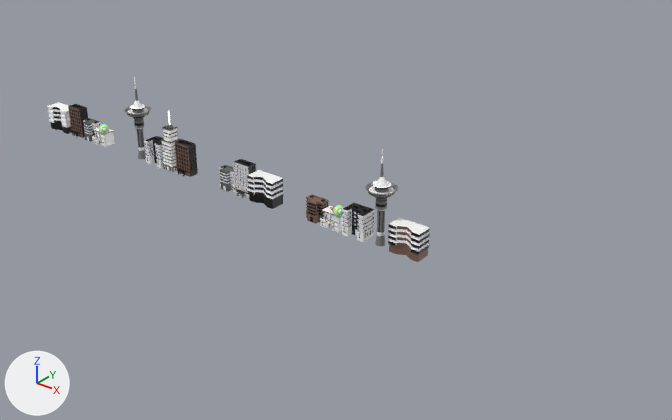
The glTF model InterfaceTesting/Models/Buildings.glb, before and after one commit.
One viewpoint serves both versions: a camera (50 mm lens) standing at (348.0, -269.0, 175.0) and looking at (125.0, 11.0, 2.0). The axes (+X, +Y, +Z) are drawn at lower left. The lights are the same throughout. Where no turn or scale is listed for an object, it has been applied to the vertices.

The older version as bpy lines, for what is in view:
```python
ob_4_001 = bpy.data.objects.new('4.001', me_4_001)
ob_4_001.location = (71.2, -0.1, 6.4)
ob_5_001 = bpy.data.objects.new('5.001', me_5_001)
ob_5_001.location = (144.2, 0.1, 6.8)
ob_6 = bpy.data.objects.new('6', me_6)
ob_6.location = (34.4, 0.0, 9.9)
ob_6.rotation_euler = (1.571, 0.0, 0.0)  # degrees (90, 0, 0)
ob_6.scale = (1.12, 1.12, 1.12)
ob_7_001 = bpy.data.objects.new('7.001', me_7_001)
ob_7_001.location = (43.7, -0.4, 9.1)
ob_7_002 = bpy.data.objects.new('7.002', me_7_002)
ob_7_002.location = (81.4, -0.4, 9.1)
ob_cube_001 = bpy.data.objects.new('Cube.001', me_cube_001)
ob_cube_001.location = (93.7, -2.1, 0.9)
ob_cube_002 = bpy.data.objects.new('Cube.002', me_cube_002)
ob_cube_002.location = (-49.1, -2.1, 0.9)
ob_cube_002.scale = (6.87, 0.875, 0.875)
ob_cylinder = bpy.data.objects.new('Cylinder', me_cylinder)
ob_cylinder.location = (12.6, 0.0, 17.5)
ob_cylinder_001 = bpy.data.objects.new('Cylinder.001', me_cylinder_001)
ob_cylinder_001.location = (155.9, 0.0, 17.5)
# also in view: 'Cube' at (169.0, 1.0, 6.0)
```
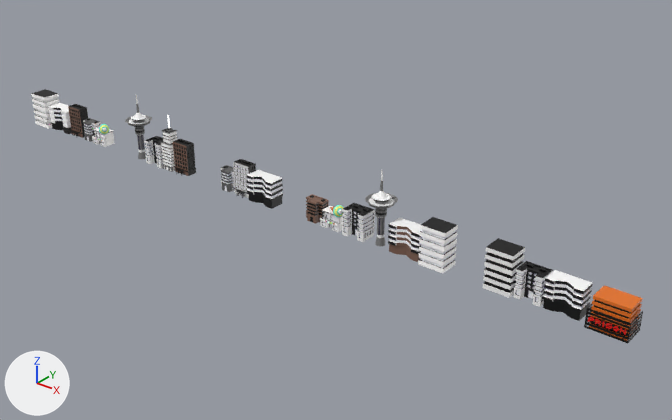
Changed parts and their boxes (x1, y1, x2, y2) in the pictures (672 x 420 px):
'Cube.007', added (orange): after (584, 285, 643, 343)
'Cube.005', added: after (543, 270, 593, 321)
'Cube.006', added: after (483, 238, 525, 298)
'Cube.004', added: after (418, 217, 458, 273)
'Cylinder.001', moved, rescaled (21% shorter): before (365, 150, 398, 246); after (365, 170, 398, 246)
'5.002', added: after (513, 261, 553, 307)
'Cube.001', moved: (247, 170, 283, 209) in both
'Cylinder', moved, rescaled (20% shorter): before (124, 77, 151, 159); after (125, 94, 152, 159)
'7.001', moved: before (175, 139, 198, 177); after (173, 139, 196, 176)
'Cube.003', added: after (31, 89, 59, 129)
'6', moved, rescaled: before (161, 111, 181, 172); after (160, 115, 178, 172)
'Cube.002', moved: before (47, 103, 72, 134); after (48, 103, 72, 134)
'4.001', moved: before (219, 165, 235, 192); after (220, 165, 235, 192)

Patch to the scene script:
```diff
--- a/InterfaceTesting/Models/Buildings.glb.py
+++ b/InterfaceTesting/Models/Buildings.glb.py
@@ ob_6 @@
 ob_6 = bpy.data.objects.new('6', me_6)
-ob_6.location = (34.4, 0.0, 9.9)
+ob_6.location = (33.8, 0.0, 9.2)
 ob_6.rotation_euler = (1.571, 0.0, 0.0)  # degrees (90, 0, 0)
-ob_6.scale = (1.12, 1.12, 1.12)
+ob_6.scale = (1.12, 1.03, 1.12)
@@ ob_cylinder @@
 ob_cylinder = bpy.data.objects.new('Cylinder', me_cylinder)
-ob_cylinder.location = (12.6, 0.0, 17.5)
+ob_cylinder.location = (12.6, 0.0, 13.9)
+ob_cylinder.scale = (1.0, 1.0, 0.796)
@@ ob_7_001 @@
 ob_7_001 = bpy.data.objects.new('7.001', me_7_001)
-ob_7_001.location = (43.7, -0.4, 9.1)
+ob_7_001.location = (42.5, -0.4, 9.1)
@@ ob_4_001 @@
 ob_4_001 = bpy.data.objects.new('4.001', me_4_001)
-ob_4_001.location = (71.2, -0.1, 6.4)
+ob_4_001.location = (71.9, -0.1, 6.4)
@@ ob_cylinder_001 @@
 ob_cylinder_001 = bpy.data.objects.new('Cylinder.001', me_cylinder_001)
-ob_cylinder_001.location = (155.9, 0.0, 17.5)
+ob_cylinder_001.location = (155.9, 0.0, 13.9)
+ob_cylinder_001.scale = (1.0, 1.0, 0.796)
@@ ob_cube_001 @@
 ob_cube_001 = bpy.data.objects.new('Cube.001', me_cube_001)
-ob_cube_001.location = (93.7, -2.1, 0.9)
+ob_cube_001.location = (93.3, -2.1, 0.9)
@@ ob_cube_002 @@
 ob_cube_002 = bpy.data.objects.new('Cube.002', me_cube_002)
-ob_cube_002.location = (-49.1, -2.1, 0.9)
+ob_cube_002.location = (-48.2, -2.1, 0.9)
 ob_cube_002.scale = (6.87, 0.875, 0.875)
@@ ob_cube_007 @@
+ob_cube_007 = bpy.data.objects.new('Cube.007', me_cube_007)  # 532 vertices, 986 faces; spans x -7.9..7.7, y -5.8..4.4, z -6.3..6.1; in mat_yellow (orange #e7731e), mat_black (black #000000), mat_red (red #e70400)
+ob_cube_007.location = (254.0, 0.0, 6.3)
@@ ob_cube_006 @@
+ob_cube_006 = bpy.data.objects.new('Cube.006', me_cube_006)  # 96 vertices, 142 faces; spans x 192.2..203.3, y -4.4..4.4, z -1.0..16.0; in mat_black (black #000000), mat_white (white #ffffff)
+ob_cube_006.location = (13.3, 0.0, 1.0)
@@ ob_cube_005 @@
+ob_cube_005 = bpy.data.objects.new('Cube.005', me_cube_001.copy())  # the mesh of ob_cube_001
+ob_cube_005.location = (236.2, -2.1, 0.9)
@@ ob_5_002 @@
+ob_5_002 = bpy.data.objects.new('5.002', me_5_001.copy())  # the mesh of ob_5_001
+ob_5_002.location = (222.8, 0.1, 6.8)
@@ ob_cube_004 @@
+ob_cube_004 = bpy.data.objects.new('Cube.004', me_cube_004)  # 96 vertices, 142 faces; spans x 192.2..203.3, y -4.4..4.4, z -1.0..16.0; in mat_blue (white #ffffff), mat_grey (white #ffffff), mat_black (black #000000)
+ob_cube_004.location = (-15.0, 0.0, 1.0)
@@ ob_cube_003 @@
+ob_cube_003 = bpy.data.objects.new('Cube.003', me_cube_003)  # 96 vertices, 142 faces; spans x 192.2..203.3, y -4.4..4.4, z -1.0..16.0; in mat_white (white #ffffff), mat_grey (white #ffffff), mat_black (black #000000)
+ob_cube_003.location = (-259.7, 0.0, 1.0)
```
